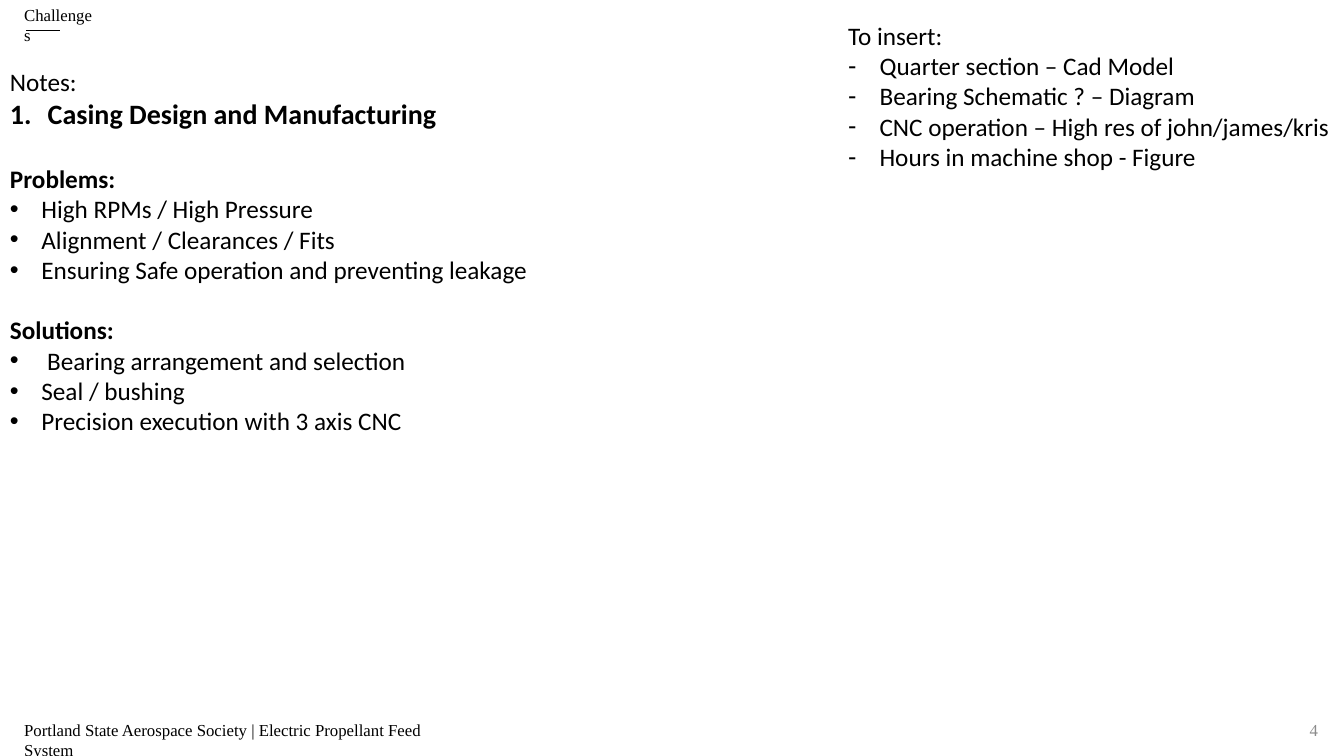
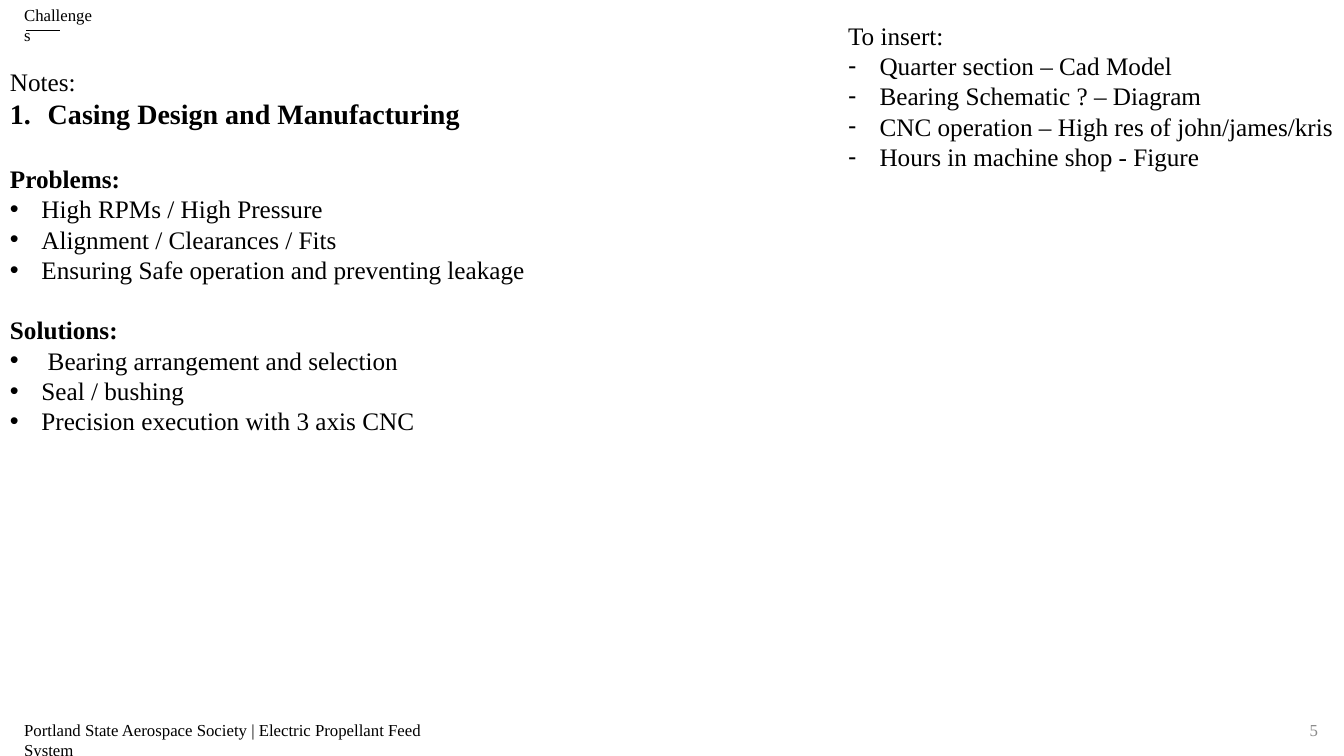
Before and after one commit to psas/electric-feed-system-prototype, a slide deck: slide 5 of Docs/Presentations/Slides/#8 challenges and solutions.pptx (slide 4 before the commit). Drawn at 1344x756 pixels with LibreOffice and Linux fonts; fonts in the diff are those of the drawing. Boxes give left, top, right and bottom in pixels: in the first picture for what was removed or moved away, otherwise in the second. Text is boxed around its words. In the diff, an @@ line names an element or a change of style, - is before the commit and + after.

```diff
--- a/Docs/Presentations/Slides/#8 challenges and solutions.pptx
+++ b/Docs/Presentations/Slides/#8 challenges and solutions.pptx
@@ text "To insert:" at box(848, 28, 1332, 172): font Calibri to Times New Roman @@
@@ text "Notes:" at box(10, 74, 524, 431): font Calibri to Times New Roman @@
@@ page number at box(1310, 725, 1318, 736): text changed @@
-4
+5
```
Also in this commit, not shown: 3 other slides changed, 2 slides added, 1 slide removed, 7 other files.
